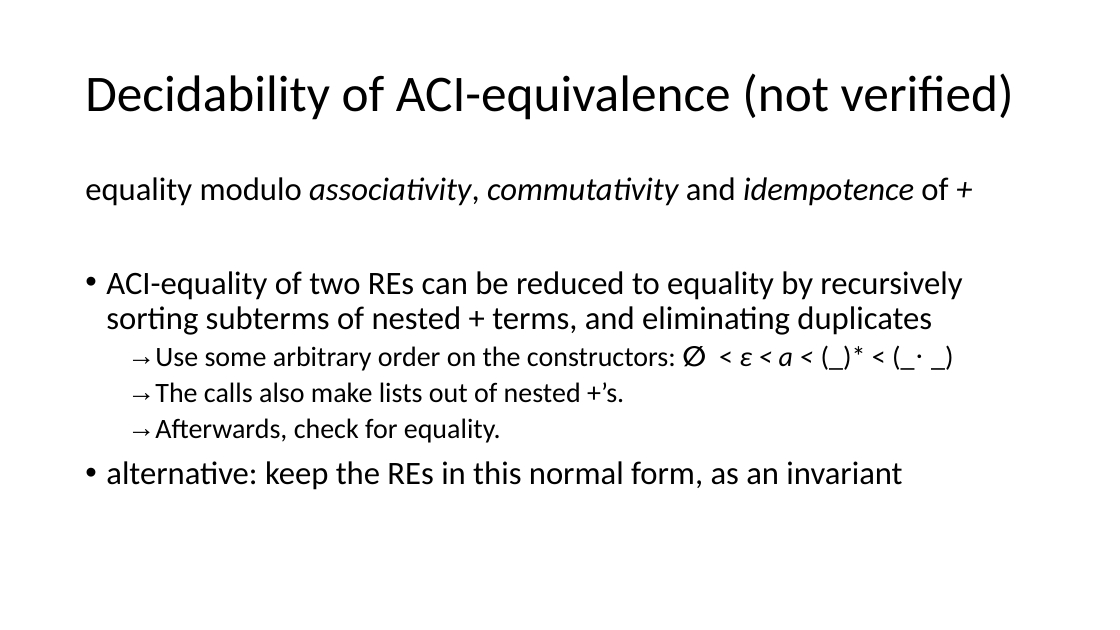
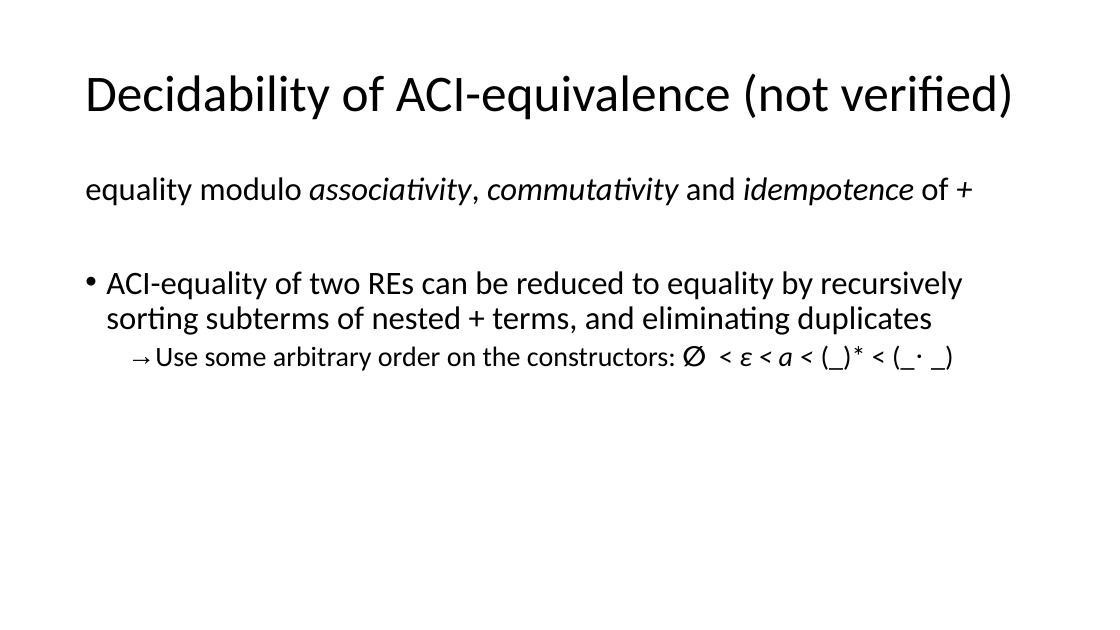
Before and after one commit to Helli/fds_seminar, a slide deck: slide 38 of slides.pptx (slide 18 before the commit). Drawn at 1120x630 pixels with LibreOffice and Linux fonts; fonts in the diff are those of the drawing. Boxes give left, top, right and bottom in pixels: in the first picture for what was removed or moved away, otherwise in the second. Text is boxed around its words. In the diff, an @@ line names an element or a change of style, - is before the commit and + after.

Commit message:
slides

```diff
--- a/slides.pptx
+++ b/slides.pptx
@@ text at (x1=106, y1=382, x2=902, y2=490): paragraphs removed @@
-  → The calls also make lists out of nested +’s.
-  → Afterwards, check for equality.
-• alternative: keep the REs in this normal form, as an invariant
```
Also in this commit, not shown: 27 slides added, 2 slides removed, 1 other file.
